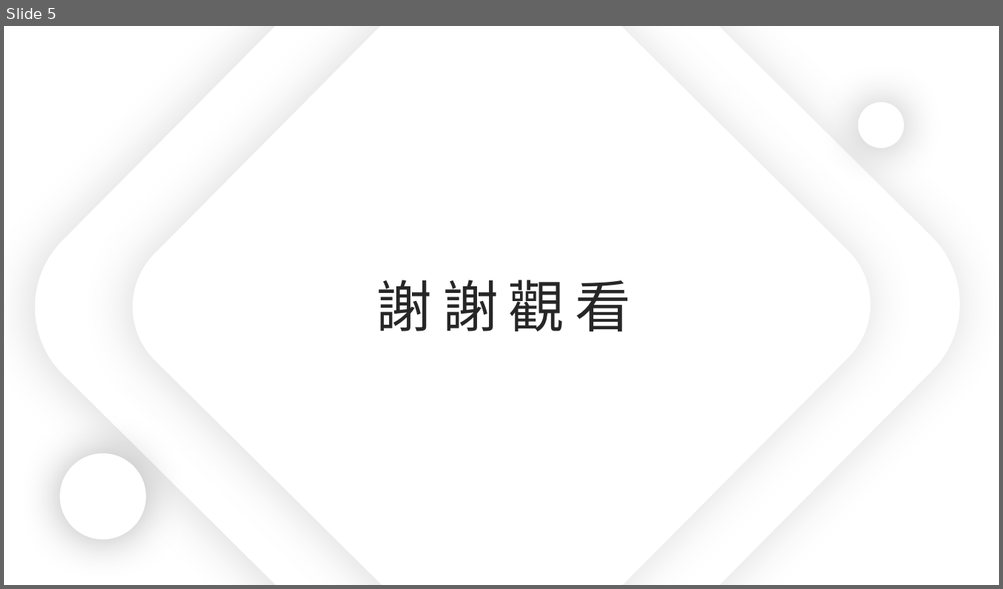
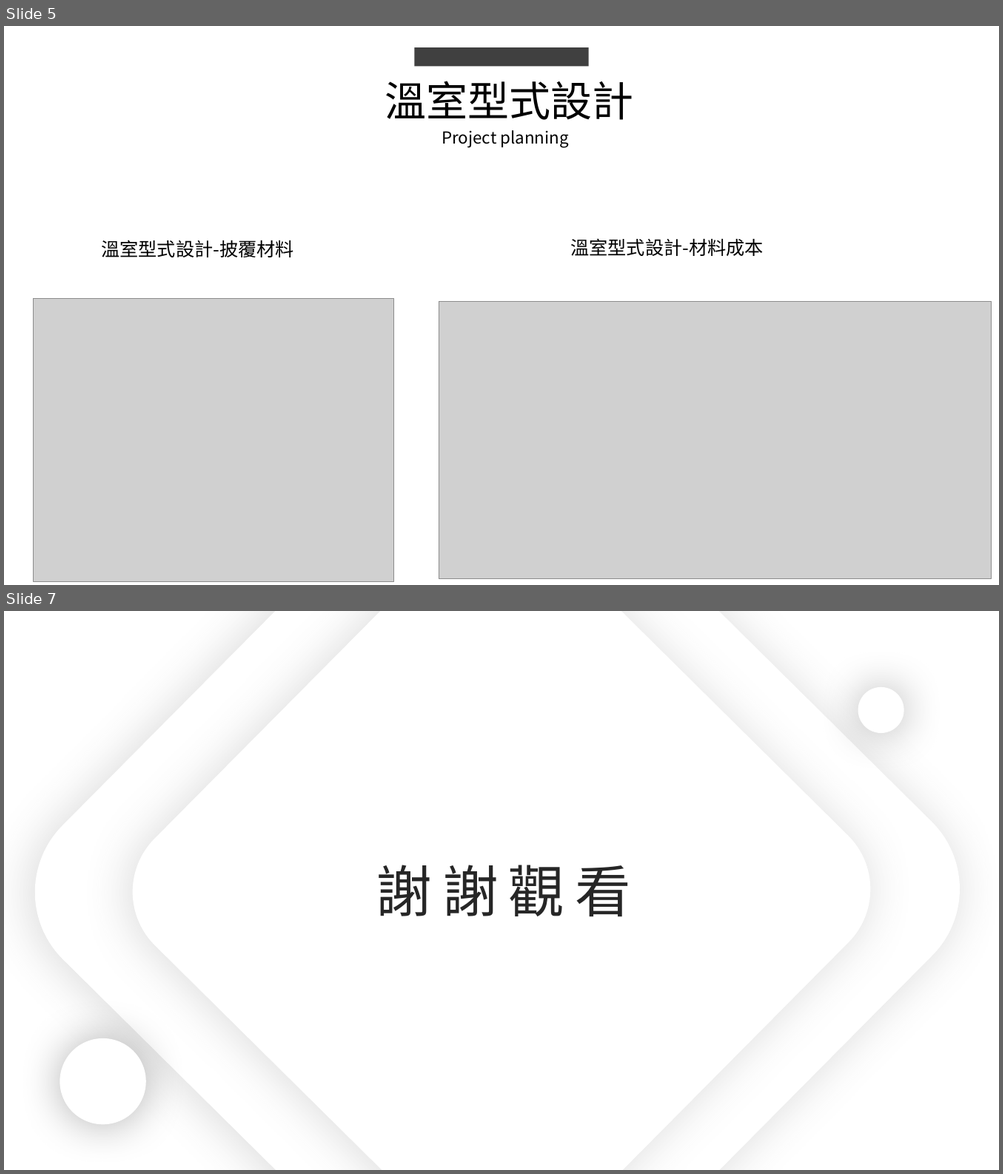
Before and after one commit to king637324/KnowledgeGreenhouseSystem, a slide deck: 工作日報_葉柏漢/2021.08/2021.08.23(加班)~2021.08.24工作日報_葉柏漢.pptx. Shown one above the other, each under a label of ours: slide 5 before the commit, slides 5 and 7 after it; the slides between them are not shown. The pictures are 1003x589 and 1003x1174 pixels, drawn with LibreOffice and Linux fonts; fonts in the diff are those of the drawing; grey boxes stand for pictures. Boxes give left, top, right and bottom in pixels: in the first picture for what was removed or moved away, otherwise in the second. Text is boxed around its words. In the diff, an @@ line names an element or a change of style, - is before the commit and + after.

```diff
--- a/工作日報_葉柏漢/2021.08/2021.08.23(加班)~2021.08.24工作日報_葉柏漢.pptx
+++ b/工作日報_葉柏漢/2021.08/2021.08.23(加班)~2021.08.24工作日報_葉柏漢.pptx
@@ slide 5 added at <box>4,26,999,585</box>, background #FFFFFF @@
@@ rectangle added at <box>415,47,588,66</box>, fill #404040 @@
@@ text added at <box>384,81,633,120</box>, 40 pt, text #000000 @@
+溫室型式設計
@@ text added at <box>441,130,569,147</box>, 16 pt, text #000000 @@
+Project planning
@@ text added at <box>101,240,294,258</box>, 18 pt, text #000000 @@
+溫室型式設計-披覆材料
@@ text added at <box>570,238,763,256</box>, 18 pt, text #000000 @@
+溫室型式設計-材料成本
@@ picture added at <box>33,298,394,582</box> @@
@@ picture added at <box>439,301,992,580</box> @@
@@ what was slide 5 is now slide 7 @@
```
Also in this commit, not shown: 2 slides changed, 1 other slide added, 4 other files.
